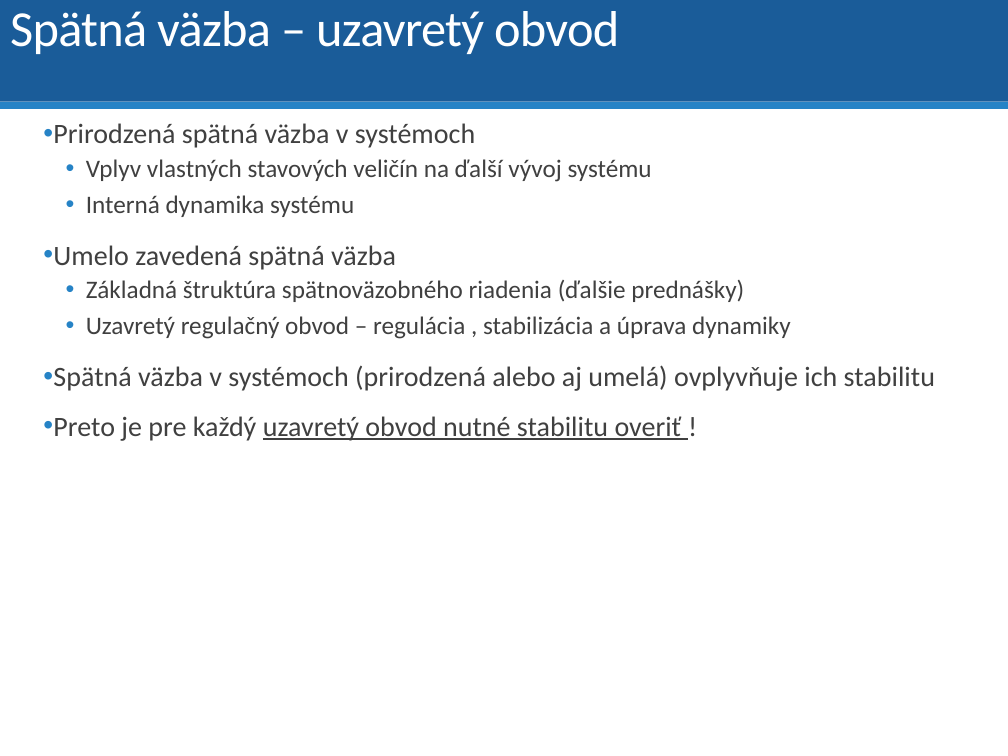
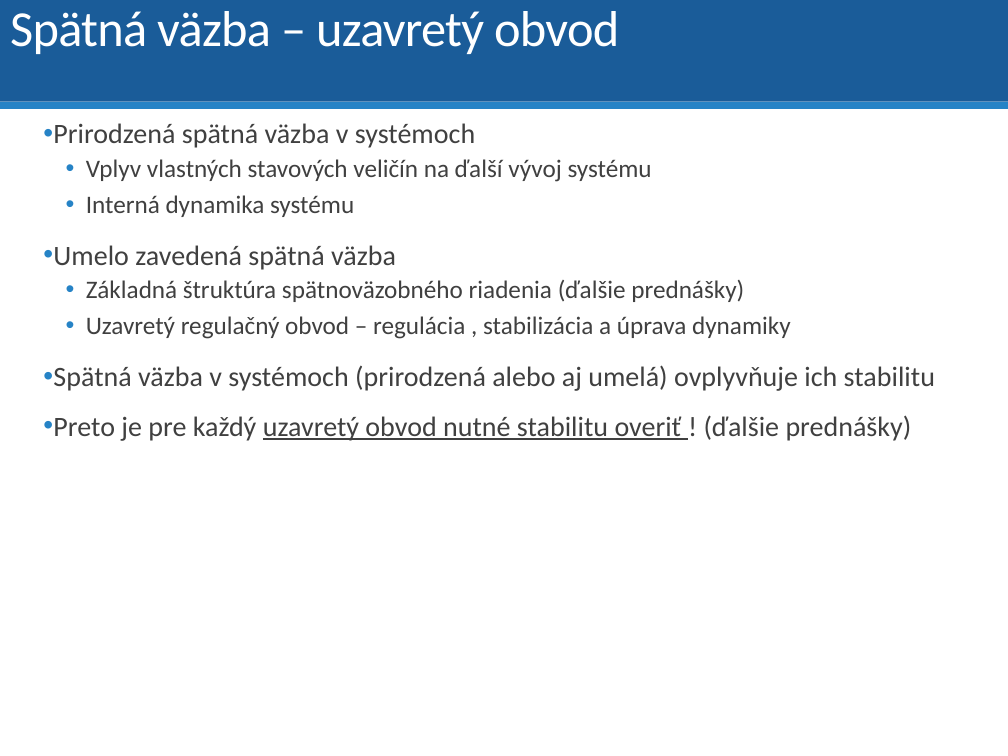
Before and after one commit to dodekm/TeamProjektKybernetika, a slide deck: slide 43 of Nove prednasky/P01_02_03_dynamika_dif_rovnice_LPT_prenosova_funkcia_modelovanie.pptx. Drawn at 1008x756 pixels with LibreOffice and Linux fonts; fonts in the diff are those of the drawing. Boxes give left, top, right and bottom in pixels: in the first picture for what was removed or moved away, otherwise in the second. Text is boxed around its words. In the diff, an @@ line names an element or a change of style, - is before the commit and + after.

```diff
--- a/Nove prednasky/P01_02_03_dynamika_dif_rovnice_LPT_prenosova_funkcia_modelovanie.pptx
+++ b/Nove prednasky/P01_02_03_dynamika_dif_rovnice_LPT_prenosova_funkcia_modelovanie.pptx
@@ text at box(53, 415, 912, 441): text changed @@
-• Preto je pre každý uzavretý obvod nutné stabilitu overiť !
+• Preto je pre každý uzavretý obvod nutné stabilitu overiť ! (ďalšie prednášky)
```
Also in this commit, not shown: 5 other slides changed, 2 other files.
